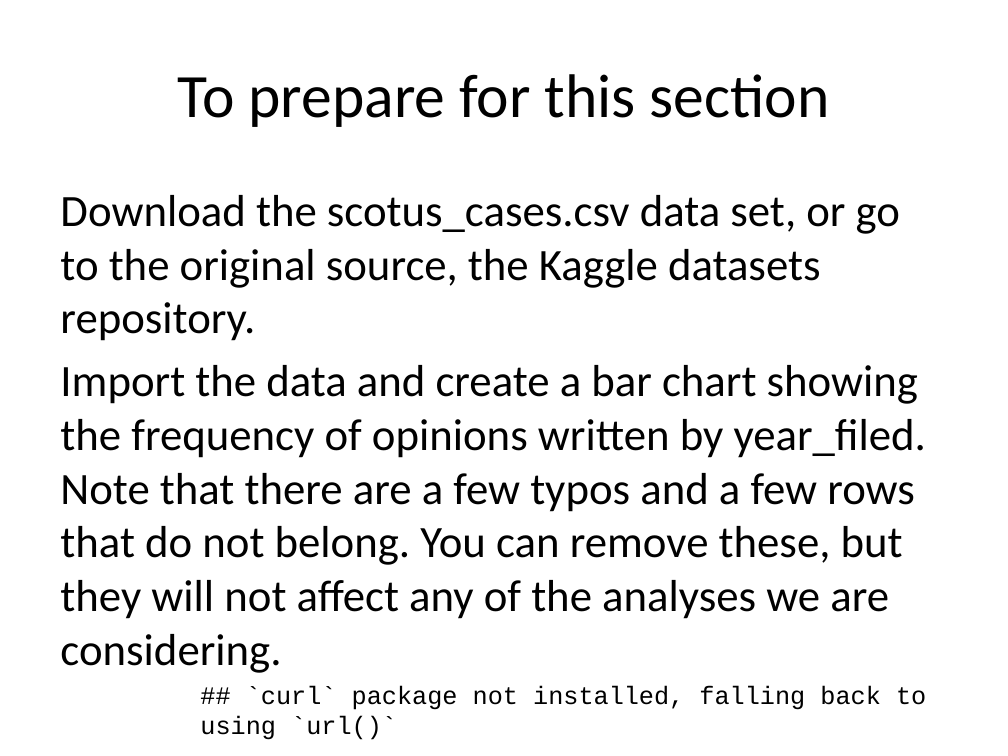
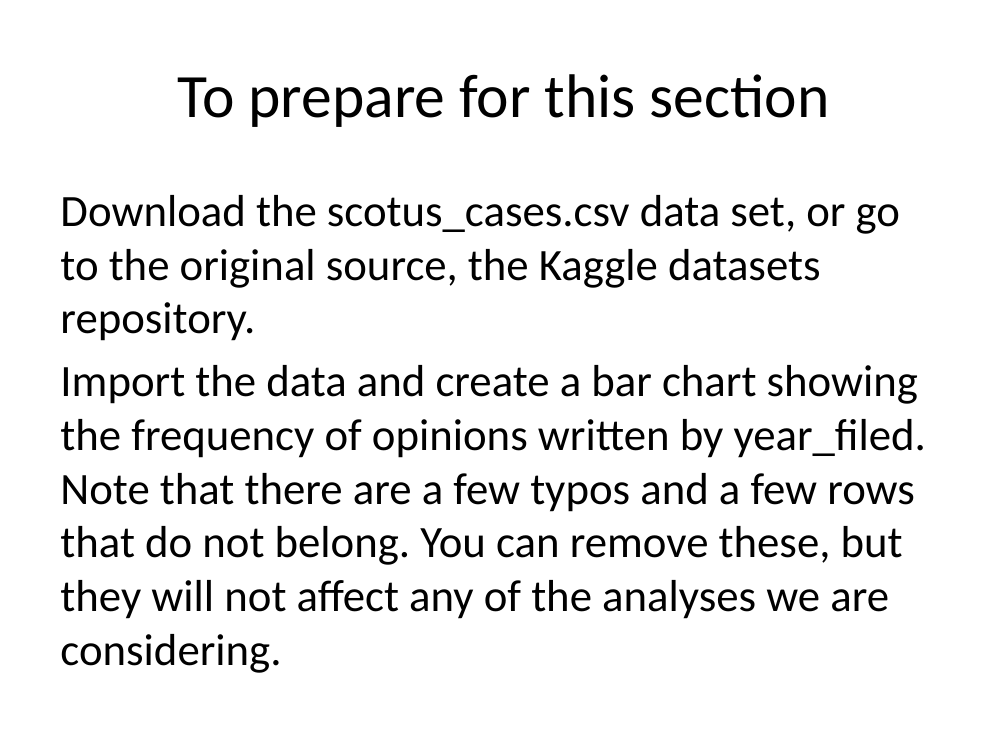
Before and after one commit to pmean/data-visualization, a slide deck: slide 3 of data-viz-02/src/data-visualization-02-bars.pptx (slide 4 before the commit). Drawn at 1008x756 pixels with LibreOffice and Linux fonts; fonts in the diff are those of the drawing. Boxes give left, top, right and bottom in pixels: in the first picture for what was removed or moved away, otherwise in the second. Text is boxed around its words. In the diff, an @@ line names an element or a change of style, - is before the commit and + after.

```diff
--- a/data-viz-02/src/data-visualization-02-bars.pptx
+++ b/data-viz-02/src/data-visualization-02-bars.pptx
@@ text at (200,686,926,740): paragraph removed @@
-## `curl` package not installed, falling back to using `url()`
```
Also in this commit, not shown: 15 other slides changed, 5 slides added, 21 slides removed, 47 other files.
